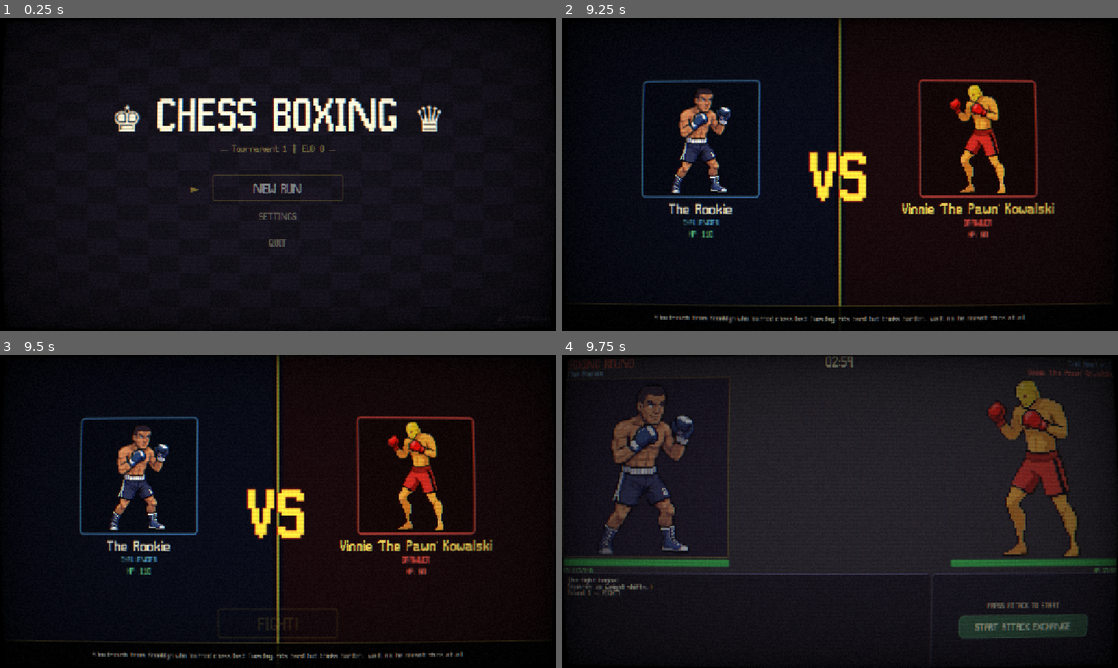
Above: before the commit, frames 1-4 (two rows, left to right).
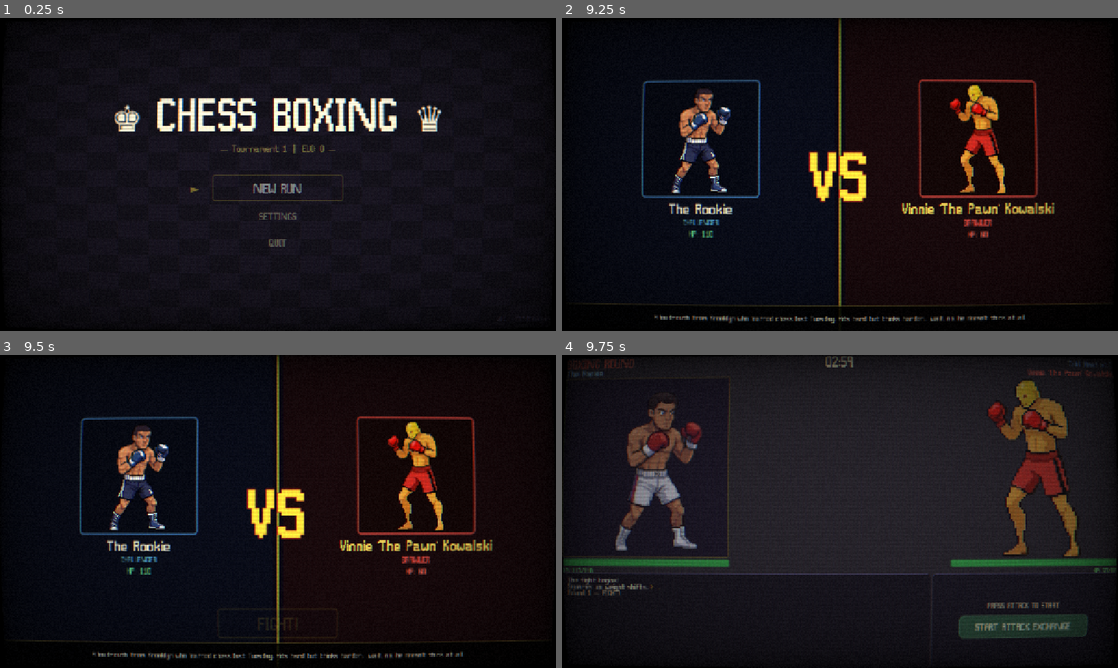
Above: after the commit, the same moments.

Repository: DurthVadr/Chess-Boxing
Game: Godot game, scene res://scenes/main_menu/main_menu.tscn
Same seed, same stepped clock (60 frames per second), same inputs: the game is played once before the commit and once after it.
Inputs (mouse positions are in pixels of both pictures, inside the frame that each line leads up to):
- Up to frame 1 (0.25 s): no input
- Up to frame 2 (9.25 s): click "NEW RUN" at 0.5 s; click (728, 177) at 1.27 s; click (728, 180) at 2.02 s; click (806, 171) at 2.77 s; click (650, 171) at 3.52 s; click (890, 171) at 4.27 s; click (573, 171) at 5.02 s; click (967, 171) at 5.77 s; click (1045, 171) at 6.52 s; click "FIGHT!" at 7.25 s; click "FIGHT!" at 8 s; tap Enter (ui_accept) at 8.75, 9.02 s; move the mouse to (962, 158) at 8.77 s; hold Right (ui_right) from 8.78 s (still down)
- Up to frame 3 (9.5 s): keep holding Right (ui_right)
- Up to frame 4 (9.75 s): release Right (ui_right) at 9.5 s; click "FIGHT!" at 9.5 s

Frames 1-3 are identical in both runs. In frame 4, 4.3% of the frame differs, in the area x 6-25%, y 12-64%.

Commit message:
Add multi-sheet fighter sprites and anim support
Add rookie per-animation sprite assets and wiring, plus opponent retaliation tuning and portrait improvements.

- Added rookie sprite PNGs (idle/punch/block/hitted/knockout) to assets/sprites/fighters/rookie.
- Updated .claude/settings.local.json with Bash copy commands to populate those files during local workflow.
- Extended data/opponents.json with a new retaliation_count property for opponents to control how many retaliations they perform.
- scenes/boxing_phase/boxing_phase.gd: Load per-animation sprite sheets when available (idle/punch/block/hitted/knockout) with FPS overrides; fall back to existing folder-based frame loading. Use opponent.retaliation_count to fill opponent actions, adjust retaliation execution, and trigger player sprite animations at appropriate times (punch/block/hitted/knockout).
- scripts/ui/animated_portrait.gd: Add multi-sheet support, per-animation FPS overrides, anim_finished signal, load_anim_sheet/play_anim/set_anim_fps helpers, and improved animation switching/interrupt handling.

These changes enable per-animation sprite sheets with configurable playback rates and make opponent retaliation behavior data-driven while preserving backward compatibility with folder-based animations.

Diff:
--- a/data/opponents.json
+++ b/data/opponents.json
@@ -10,6 +10,7 @@
     "damage_mod": 0.8,
     "defense_mod": 0.8,
     "chess_difficulty": 1,
+    "retaliation_count": 1,
     "flavor_text": "A loudmouth from Brooklyn who learned chess last Tuesday. Hits hard but thinks harder... wait, no, he doesn't think at all.",
     "puzzle_themes": ["mateIn1", "fork", "short"],
     "gimmick": null,
@@ -28,6 +29,7 @@
     "damage_mod": 1.3,
     "defense_mod": 0.6,
     "chess_difficulty": 2,
+    "retaliation_count": 2,
     "flavor_text": "Moves like an L-shaped nightmare. You never see her coming — but you always feel her leaving.",
     "puzzle_themes": ["fork", "tactical", "combination"],
     "gimmick": {
@@ -51,6 +53,7 @@
     "damage_mod": 1.0,
     "defense_mod": 1.0,
     "chess_difficulty": 3,
+    "retaliation_count": 2,
     "flavor_text": "Former chess prodigy turned amateur boxer. Reads your patterns like an open book. Good luck.",
     "puzzle_themes": ["combination", "positional", "sacrifice"],
     "gimmick": {
@@ -74,6 +77,7 @@
     "damage_mod": 0.7,
     "defense_mod": 1.4,
     "chess_difficulty": 2,
+    "retaliation_count": 2,
     "flavor_text": "Built like a castle wall. You can hit him all day and he'll still be standing. Patient. Inevitable.",
     "puzzle_themes": ["endgame", "positional", "defense"],
     "gimmick": {
@@ -97,6 +101,7 @@
     "damage_mod": 1.2,
     "defense_mod": 1.2,
     "chess_difficulty": 5,
+    "retaliation_count": 3,
     "flavor_text": "The reigning champion. They say he solved a mate-in-7 while getting punched in the face. He didn't flinch.",
     "puzzle_themes": ["deep_calculation", "quiet_move", "endgame", "sacrifice"],
     "gimmick": {
--- a/scenes/boxing_phase/boxing_phase.gd
+++ b/scenes/boxing_phase/boxing_phase.gd
@@ -81,10 +81,23 @@
 			var tex_path := "res://assets/sprites/opponents/%s_neutral.png" % sprite_base
 			opponent_sprite.texture = load(tex_path)
 
-	# Load player idle animation from sprite sheet frames
+	# Load player sprite — use per-animation sheets if available, else fall back to folder frames
 	var player_sprite_base: String = GameManager.player_fighter.get("sprite_base", "rookie")
-	var anim_folder := "res://assets/sprites/fighters/%s_idle" % player_sprite_base
-	player_sprite.load_animation(anim_folder)
+	var sheets_base := "res://assets/sprites/fighters/%s/" % player_sprite_base
+	var idle_sheet := sheets_base + "%s_idle.png" % player_sprite_base
+	if ResourceLoader.exists(idle_sheet):
+		player_sprite.load_anim_sheet("idle",     idle_sheet,                               5, 2)
+		player_sprite.load_anim_sheet("punch",    sheets_base + "%s_punch.png"    % player_sprite_base, 5, 2)
+		player_sprite.load_anim_sheet("block",    sheets_base + "%s_block.png"    % player_sprite_base, 5, 2)
+		player_sprite.load_anim_sheet("hitted",   sheets_base + "%s_hitted.png"   % player_sprite_base, 5, 2)
+		player_sprite.load_anim_sheet("knockout", sheets_base + "%s_knockout.png" % player_sprite_base, 5, 2)
+		# Punch/block/hitted play fast so they finish within QTE timing windows
+		player_sprite.set_anim_fps("punch", 20.0)
+		player_sprite.set_anim_fps("block", 18.0)
+		player_sprite.set_anim_fps("hitted", 18.0)
+		player_sprite.set_anim_fps("knockout", 8.0)
+	else:
+		player_sprite.load_animation("res://assets/sprites/fighters/%s_idle" % player_sprite_base)
 
 	_update_ui()
 	_build_attack_controls()
@@ -227,13 +240,18 @@
 	Juice.scale_bounce(action_container, 1.02, 0.15)
 
 func _prepare_opponent_actions() -> void:
+	var retaliation_count: int = GameManager.current_opponent.get("retaliation_count", 2)
 	var opp_hp_pct := float(GameManager.opponent_hp) / float(GameManager.opponent_max_hp)
 	var player_hp_pct := float(GameManager.player_hp) / float(GameManager.player_max_hp)
-	opponent_next_actions = opponent_ai.choose_actions(opp_hp_pct, 100, player_hp_pct)
-	# Opponent now also picks 3 actions — pad if AI only returns 2
-	if opponent_next_actions.size() < 3:
-		var extra := opponent_ai.choose_actions(opp_hp_pct, 100, player_hp_pct)
-		opponent_next_actions.append(extra[0] if not extra.is_empty() else BoxingAction.ActionType.JAB)
+
+	# Fill opponent_next_actions to exactly retaliation_count entries by
+	# batching AI calls (AI returns 2 at a time).
+	opponent_next_actions = []
+	while opponent_next_actions.size() < retaliation_count:
+		var batch := opponent_ai.choose_actions(opp_hp_pct, 100, player_hp_pct)
+		for action in batch:
+			if opponent_next_actions.size() < retaliation_count:
+				opponent_next_actions.append(action)
 
 	var telegraph_text := opponent_ai.get_telegraph_for_actions(opponent_next_actions)
 	_add_to_log("[color=#e89926]> %s[/color]" % telegraph_text)
@@ -423,6 +441,7 @@
 
 		var qte_atk := "normal"
 		if puzzle_solved or _should_force_qte_for_jab(p_action):
+			player_sprite.play_anim("punch", false)
 			qte_atk = await _run_offensive_qte(p_action)
 
 		var r_atk := combat_mgr.resolve_player_attack(p_action, puzzle_solved, qte_atk, player_stats)
@@ -441,9 +460,9 @@
 
 	await get_tree().create_timer(0.4).timeout
 
-	# ── PHASE B: Opponent retaliates with all 3 actions ──
-	for i in 3:
-		var o_action: BoxingAction.ActionType = opp_actions[i] if i < opp_actions.size() else BoxingAction.ActionType.JAB
+	# ── PHASE B: Opponent retaliates (count driven by retaliation_count in data) ──
+	for i in opp_actions.size():
+		var o_action: BoxingAction.ActionType = opp_actions[i]
 		var opp_damage_result := await _run_opponent_attack(o_action, player_stats, opponent_stats)
 		opp_step_results.append(opp_damage_result)
 		total_taken += opp_damage_result.get("damage", 0)
@@ -451,7 +470,7 @@
 		if _check_ko():
 			return
 
-		if i < 2:
+		if i < opp_actions.size() - 1:
 			await get_tree().create_timer(0.35).timeout
 
 	# Rebuild step_results in alternating order for _build_compat_result compatibility
@@ -592,6 +611,11 @@
 
 	var damage_mult: float = def_result.get("damage_multiplier", 1.0)
 	var block_qualities: Array = def_result.get("block_qualities", [])
+
+	if damage_mult <= 0.05:
+		player_sprite.play_anim("block", false)
+	else:
+		player_sprite.play_anim("hitted", false)
 
 	var r := combat_mgr.resolve_opponent_attack(opp_action, damage_mult, opponent_stats, player_stats)
 	_apply_opponent_attack_damage(r, block_qualities)
@@ -968,6 +992,10 @@
 		Juice.screen_shake(self, 20.0, 0.5)
 		var ko_pos := player_sprite.global_position + player_sprite.size * 0.5
 		Juice.impact_burst(self, ko_pos, Color(0.9, 0.2, 0.2, 1.0), 80.0)
+		player_sprite.play_anim("knockout", false, func():
+			player_sprite.set_frame(9)
+			player_sprite.stop()
+		)
 		Juice.flash(player_sprite, Color(1, 0.2, 0.2), 0.3)
 
 	_set_actions_disabled(true)
--- a/scripts/ui/animated_portrait.gd
+++ b/scripts/ui/animated_portrait.gd
@@ -7,8 +7,11 @@
 ##   2. Sprite sheet with named sequences (load_spritesheet)
 ## Drop-in replacement: keeps TextureRect type so Juice effects still work.
 
+signal anim_finished(anim_name: String)
+
 @export var fps: float = 10.0
 @export var idle_fps: float = 4.0
+@export var action_fps: float = 16.0
 @export var autoplay: bool = true
 
 var _frames: Array[Texture2D] = []
@@ -28,6 +31,12 @@
 var _anim_index: int = 0
 var _anim_looping: bool = true
 var _anim_finished_callback: Callable
+
+# Per-animation FPS overrides (optional)
+var _anim_fps: Dictionary = {}  # name -> float
+
+# Multi-sheet animations: each named anim can have its own atlas frame array
+var _anim_sheets: Dictionary = {}  # name -> Array[AtlasTexture]
 
 
 ## Load animation from a folder of frame_N.png images (original method)
@@ -151,26 +160,76 @@
 		play()
 
 
+## Load a named animation from its own sprite sheet (multi-sheet support).
+## Each call registers one animation (e.g. "punch", "block") from a separate file.
+## Call load_anim_sheet("idle", ...) first — that sheet becomes the starting texture.
+## hframes/vframes: grid layout. sequence: frame indices to play (default = all in order).
+func load_anim_sheet(anim_name: String, sheet_path: String, hframes: int = 5, vframes: int = 2, sequence: Array = []) -> void:
+	if not ResourceLoader.exists(sheet_path):
+		push_warning("AnimatedPortrait: Sheet not found: " + sheet_path)
+		return
+
+	var sheet_tex: Texture2D = load(sheet_path)
+	var frame_w := sheet_tex.get_width() / hframes
+	var frame_h := sheet_tex.get_height() / vframes
+	var total := hframes * vframes
+
+	var atlas_arr: Array[AtlasTexture] = []
+	for i in total:
+		var col := i % hframes
+		var row := i / hframes
+		var atlas := AtlasTexture.new()
+		atlas.atlas = sheet_tex
+		atlas.region = Rect2(col * frame_w, row * frame_h, frame_w, frame_h)
+		atlas_arr.append(atlas)
+
+	_anim_sheets[anim_name] = atlas_arr
+	if sequence.is_empty():
+		sequence = []
+		for i in total:
+			sequence.append(i)
+	_animations[anim_name] = sequence
+
+	# First sheet loaded becomes the active atlas + starting frame
+	if _atlas_frames.is_empty():
+		_atlas_frames = atlas_arr
+		texture = _atlas_frames[0]
+		_current_anim = anim_name
+		_anim_index = 0
+		if autoplay:
+			play()
+
+
 ## Set custom animation sequences. sequences is { "name": [frame_indices] }
 func set_animations(sequences: Dictionary) -> void:
 	_animations = sequences
 
 
 ## Play a named animation. If loop is false, plays once then returns to idle.
+## Calling play_anim while another is active cleanly interrupts the previous one.
 func play_anim(anim_name: String, loop: bool = true, on_finished: Callable = Callable()) -> void:
 	if not _animations.has(anim_name):
 		push_warning("AnimatedPortrait: Unknown animation: " + anim_name)
 		return
+	# Interrupt previous callback — the old animation is being cut short
+	_anim_finished_callback = Callable()
+	# Swap atlas to this animation's own sheet if it has one
+	if _anim_sheets.has(anim_name):
+		_atlas_frames = _anim_sheets[anim_name]
 	_current_anim = anim_name
 	_anim_index = 0
 	_anim_looping = loop
 	_anim_finished_callback = on_finished
 	_playing = true
 	_elapsed = 0.0
-	# Show first frame of the animation
 	var seq: Array = _animations[_current_anim]
 	if not seq.is_empty():
 		_show_atlas_or_folder_frame(seq[0])
+
+
+## Set a custom FPS for a specific animation (e.g. faster punch, slower KO).
+func set_anim_fps(anim_name: String, anim_fps: float) -> void:
+	_anim_fps[anim_name] = anim_fps
 
 
 ## Get frame 0 as a texture (for portraits/thumbnails)
@@ -245,7 +304,14 @@
 	# Sprite sheet with named animations
 	if not _atlas_frames.is_empty() and _animations.has(_current_anim):
 		_elapsed += delta
-		var active_fps := idle_fps if _current_anim == "idle" else fps
+		# FPS priority: per-anim override > idle_fps for "idle" > action_fps for actions
+		var active_fps: float
+		if _anim_fps.has(_current_anim):
+			active_fps = _anim_fps[_current_anim]
+		elif _current_anim == "idle":
+			active_fps = idle_fps
+		else:
+			active_fps = action_fps
 		var frame_time := 1.0 / active_fps
 		if _elapsed >= frame_time:
 			_elapsed -= frame_time
@@ -255,12 +321,16 @@
 				if _anim_looping:
 					_anim_index = 0
 				else:
-					# Animation finished — return to idle
+					# Animation finished — emit signal, call callback, return to idle
+					var finished_name := _current_anim
 					var cb := _anim_finished_callback
 					_anim_finished_callback = Callable()
 					_current_anim = "idle"
 					_anim_index = 0
 					_anim_looping = true
+					if _anim_sheets.has("idle"):
+						_atlas_frames = _anim_sheets["idle"]
+					anim_finished.emit(finished_name)
 					if cb.is_valid():
 						cb.call()
 					return
Not shown, changed: .claude/settings.local.json
Binary file added: assets/sprites/fighters/rookie/rookie_block.png
Binary file added: assets/sprites/fighters/rookie/rookie_hitted.png
Binary file added: assets/sprites/fighters/rookie/rookie_idle.png
Binary file added: assets/sprites/fighters/rookie/rookie_knockout.png
Binary file added: assets/sprites/fighters/rookie/rookie_punch.png
